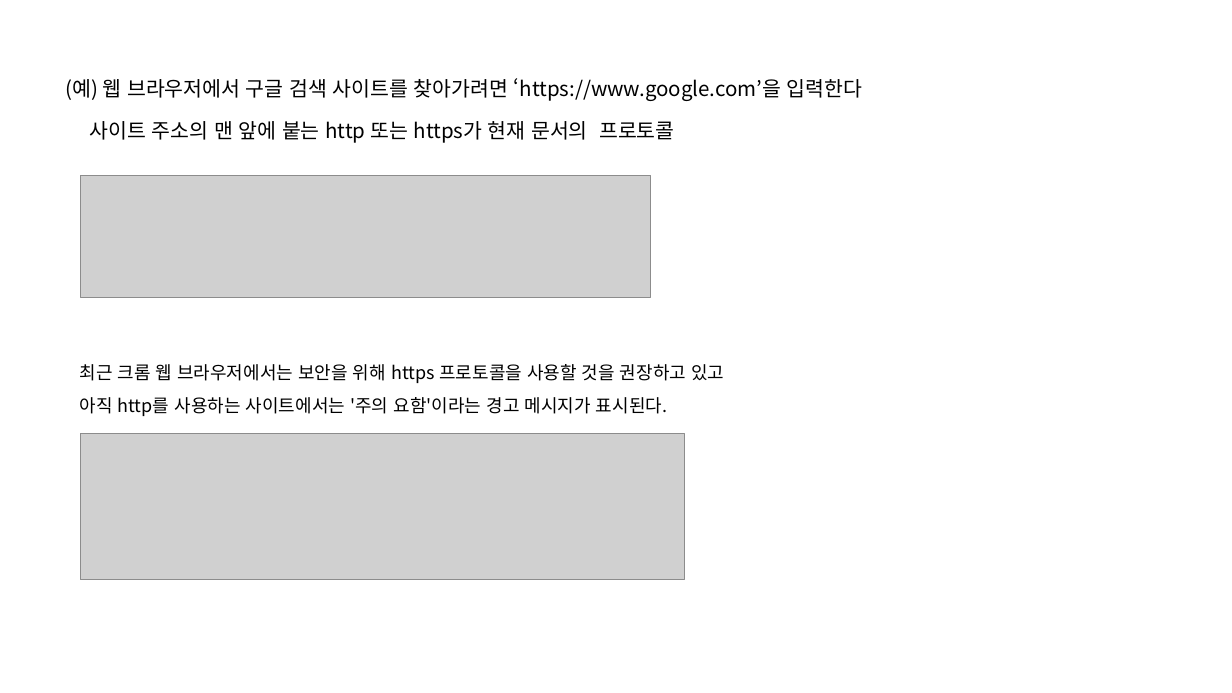
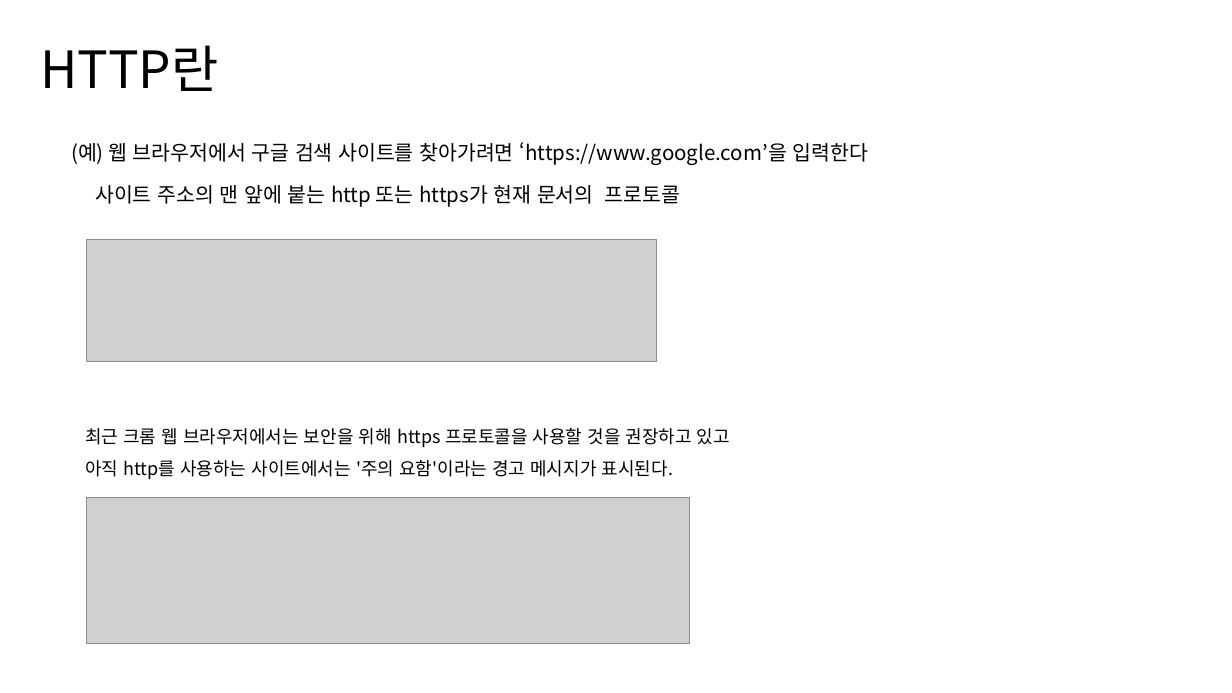
Before and after one commit to hizerdfo/poly_data_javascript_2023, a slide deck: slide 4 of 331-HTTP 통신/331-1.http통신.pptx. Drawn at 1232x693 pixels with LibreOffice and Linux fonts; fonts in the diff are those of the drawing; grey boxes stand for pictures. Boxes give left, top, right and bottom in pixels: in the first picture for what was removed or moved away, otherwise in the second. Text is boxed around its words. In the diff, an @@ line names an element or a change of style, - is before the commit and + after.

```diff
--- a/331-HTTP 통신/331-1.http통신.pptx
+++ b/331-HTTP 통신/331-1.http통신.pptx
@@ text added at (40, 45, 218, 91), 40 pt, text #000000 @@
+HTTP란
@@ 3 texts, 2 pictures: place and size @@
-3 texts, 2 pictures at (65, 78, 862, 579)
+3 texts, 2 pictures at (71, 142, 868, 643)
```
Also in this commit, not shown: 8 other slides changed, 44 other files.
